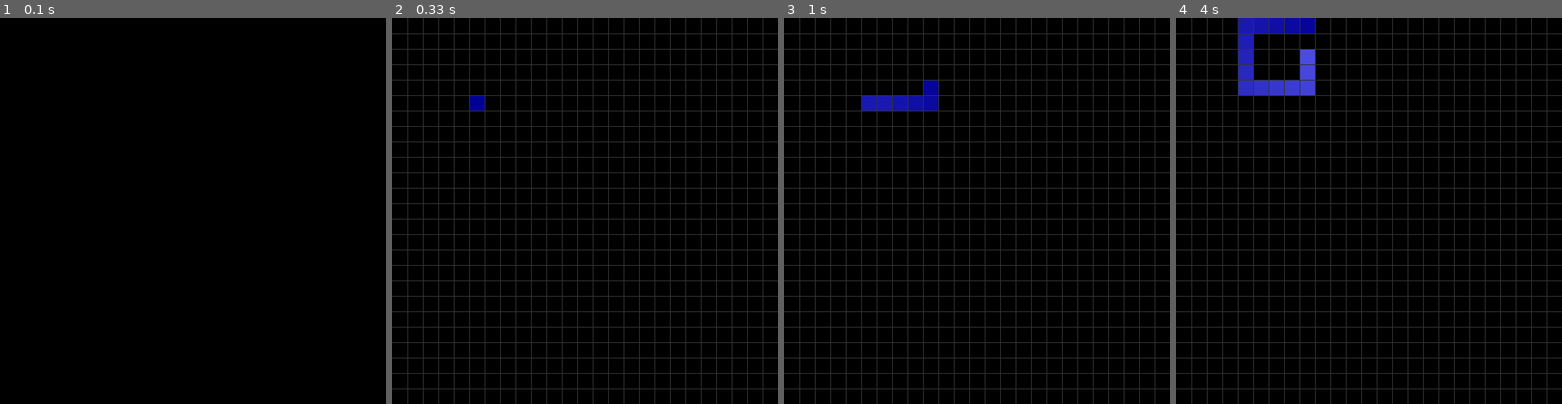
Above: before the commit, frames 1-4 (left to right).
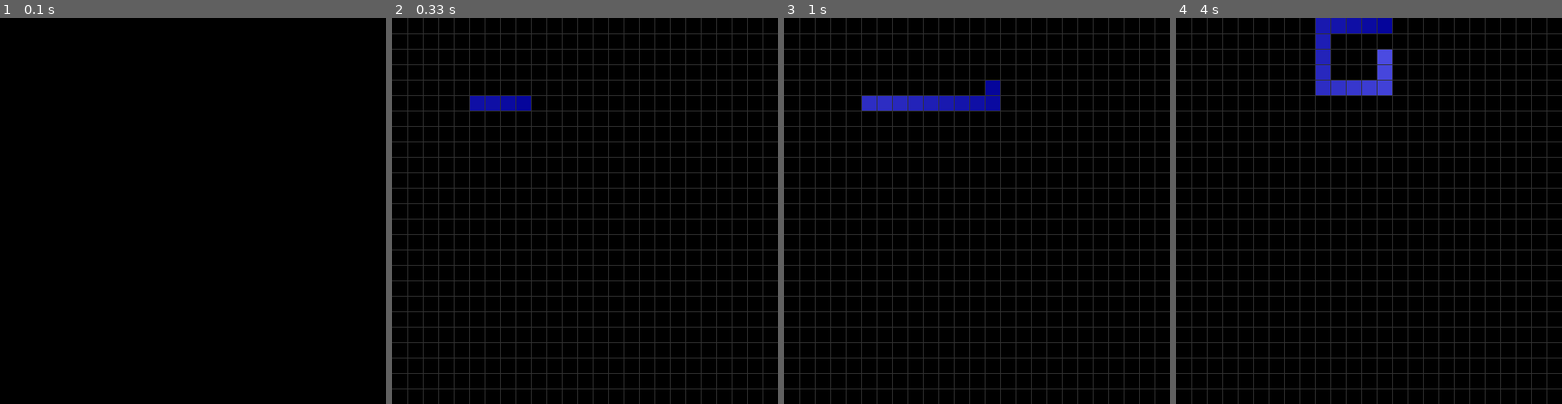
Above: after the commit, the same moments.

Repository: goserg/Snake_pygame
Game: pygame game, started from src/Main.py
Same seed, same stepped clock (60 frames per second), same inputs: the game is played once before the commit and once after it.
Inputs:
- Up to frame 1 (0.1 s): no input
- Up to frame 2 (0.33 s): no input
- Up to frame 3 (1 s): hold Right 0.33-0.8 s; hold Up from 0.83 s (still down)
- Up to frame 4 (4 s): release Up at 1.3 s; hold Right 1.33-1.8 s; hold Left 1.83-2.37 s; hold Down 2.4-2.7 s; hold Left 2.73-3.13 s; hold Up 3.17-3.53 s; hold Right from 3.57 s (still down)

Frame 1 is identical in both runs. In frame 2, 0.4% of the frame differs, in the area x 24-36%, y 20-24%; in frame 3, 0.9%; in frame 4, 4.4%, in the area x 16-56%, y 0-20%.

Commit message:
added looping around the screen and continuous motion of the snake

Diff:
--- a/src/Snake.py
+++ b/src/Snake.py
@@ -11,14 +11,25 @@
         self.color = color
         self.rows = self.window_size//self.cell_size
         self.x = 5
+        self.dx = 1
         self.y = 5
+        self.dy = 0
         self.body.append(Cube(self.x, self.y, window_size, cell_size, color))
 
     def move(self, direct):
-        if direct is None:
-            return
-        self.x += direct[0]
-        self.y += direct[1]
+        if direct is not None:
+            self.dx = direct[0]
+            self.dy = direct[1]
+        self.x += self.dx
+        if self.x >= self.window_size//self.cell_size:
+            self.x = 0
+        elif self.x < 0:
+            self.x = self.window_size//self.cell_size - 1
+        self.y += self.dy
+        if self.y > self.window_size//self.cell_size - 1:
+            self.y = 0
+        elif self.y < 0:
+            self.y = self.window_size // self.cell_size - 1
         self.body.append(Cube(self.x, self.y, self.window_size, self.cell_size, self.color))
         if len(self.body) > 15:
             self.body.pop(0)
